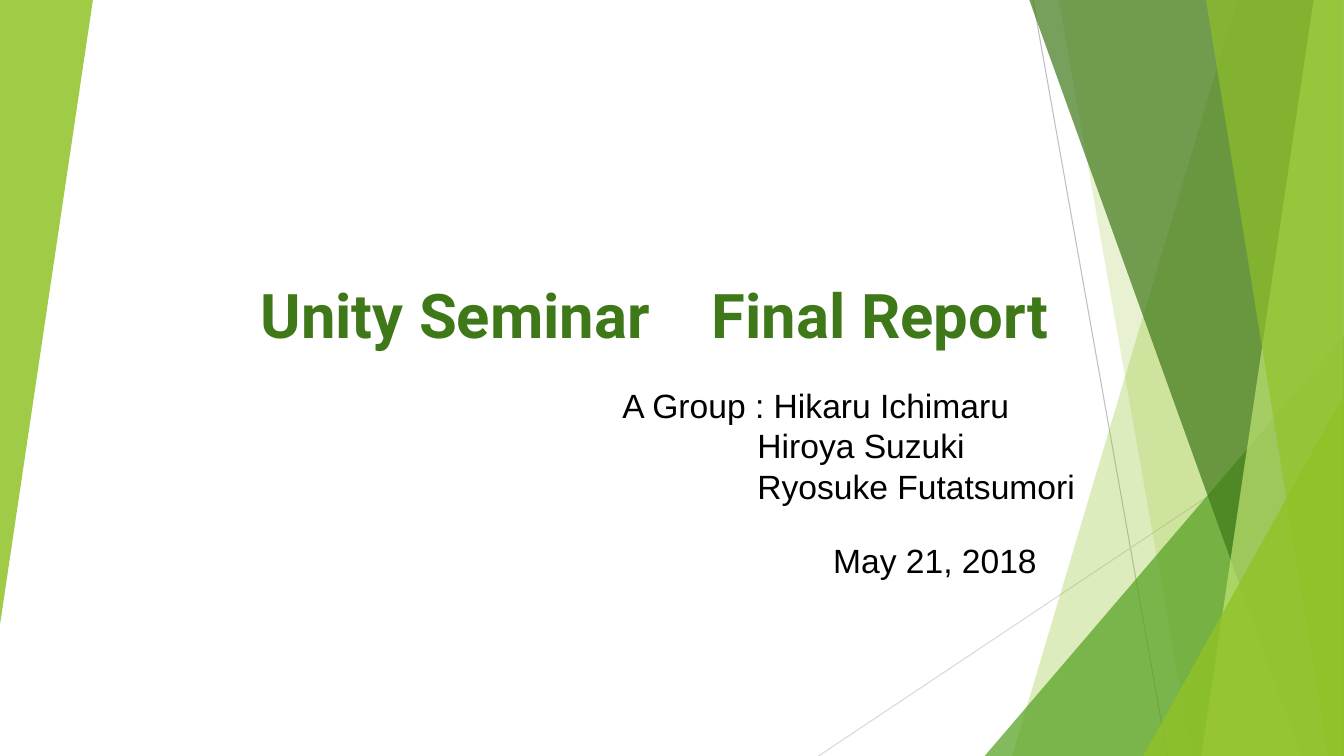
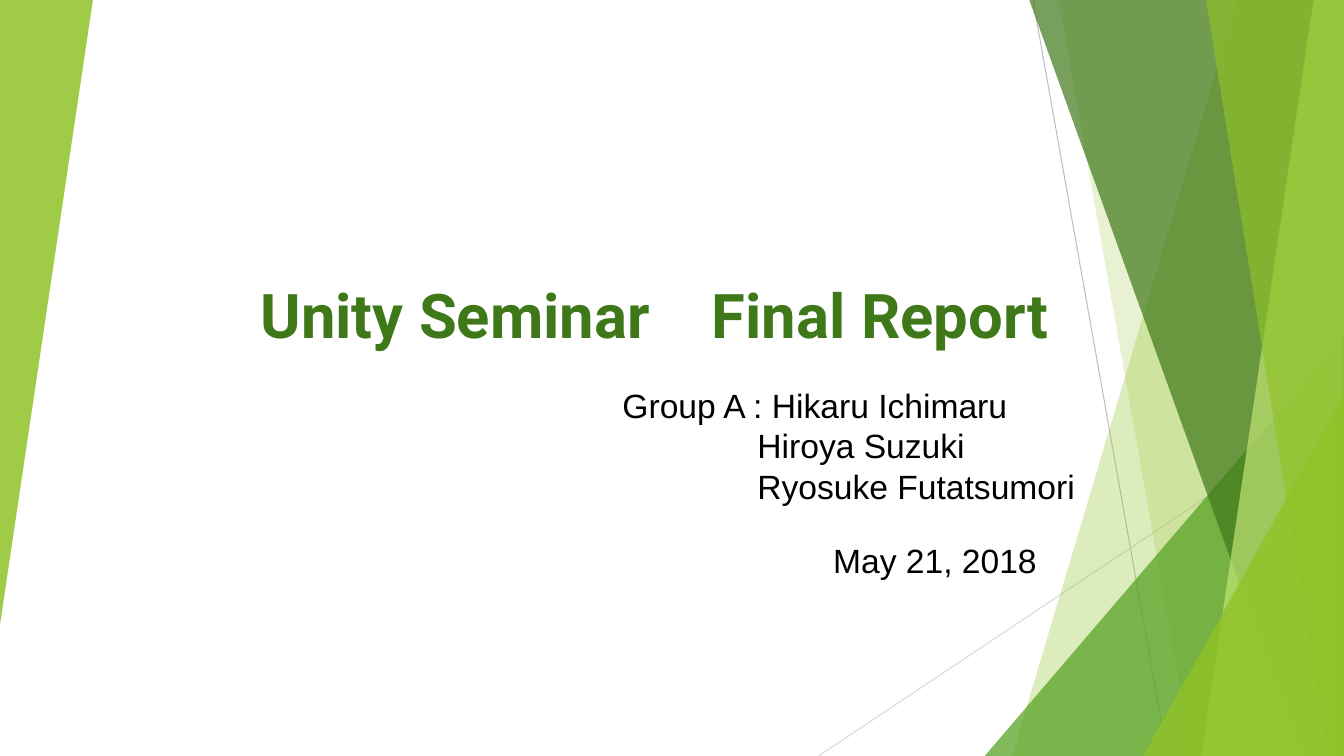
Before and after one commit to UnitySeminarAGroup/Unity_Seminar_A_Group, a slide deck: slide 1 of Unityゼミ最終発表用プレゼン.pptx. Drawn at 1344x756 pixels with LibreOffice and Linux fonts; fonts in the diff are those of the drawing. Boxes give left, top, right and bottom in pixels: in the first picture for what was removed or moved away, otherwise in the second. Text is boxed around its words. In the diff, an @@ line names an element or a change of style, - is before the commit and + after.

```diff
--- a/Unityゼミ最終発表用プレゼン.pptx
+++ b/Unityゼミ最終発表用プレゼン.pptx
@@ text at (622,393,1007,425): text changed @@
-A Group : Hikaru Ichimaru
+Group A : Hikaru Ichimaru
```
Also in this commit, not shown: 2 other slides changed, 5 slides added, 5 slides removed, 2 other files.
